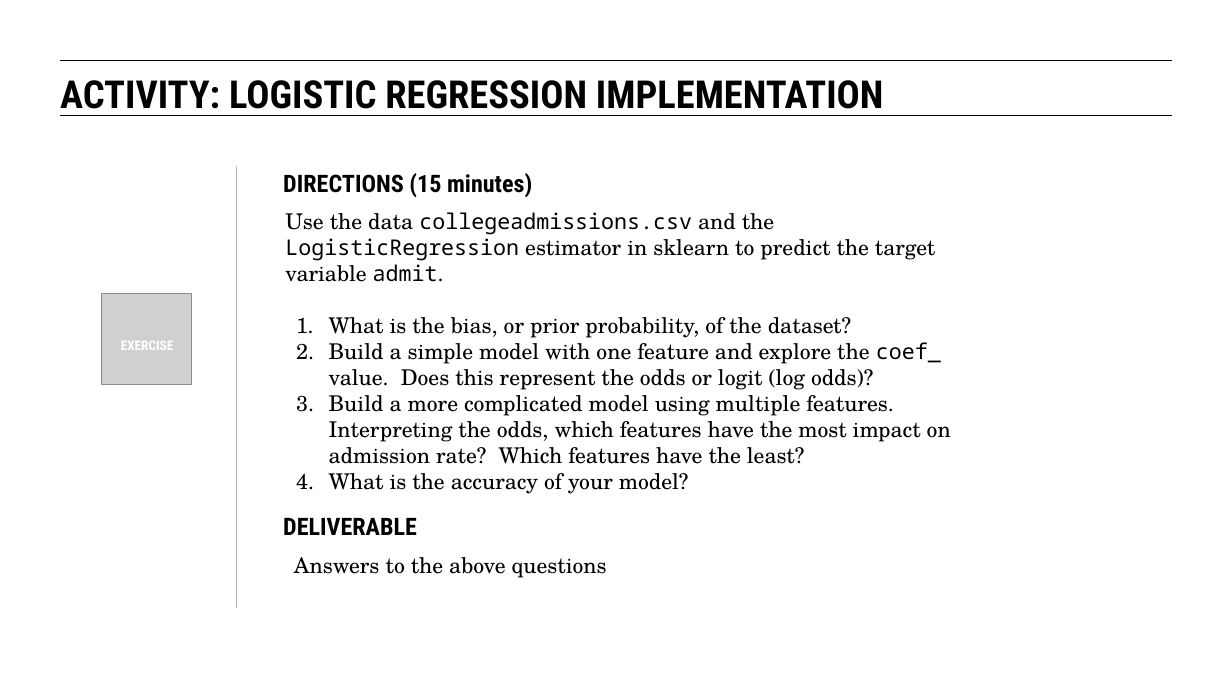
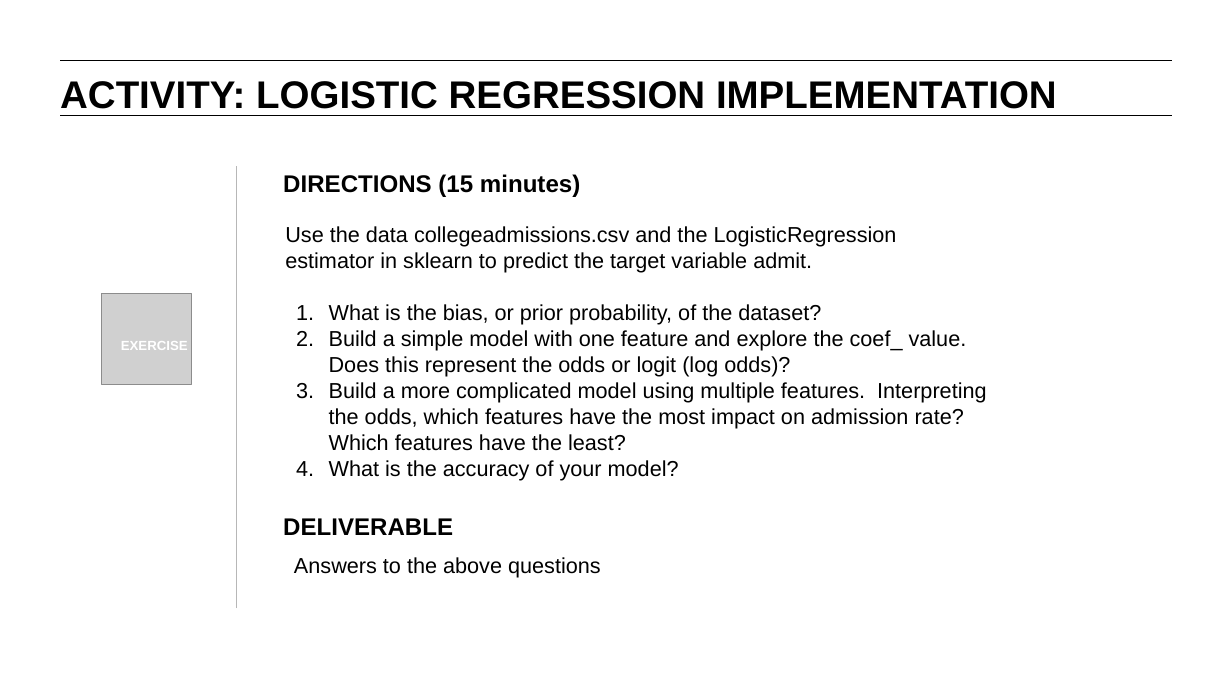
Before and after one commit to JamiesHQ/GA-MyDSRepo, a slide deck: slide 28 of lesson-9/09-intro-to-logistic-regression.pptx (slide 34 before the commit). Drawn at 1232x692 pixels with LibreOffice and Linux fonts; fonts in the diff are those of the drawing; grey boxes stand for pictures. Boxes give left, top, right and bottom in pixels: in the first picture for what was removed or moved away, otherwise in the second. Text is boxed around its words. In the diff, an @@ line names an element or a change of style, - is before the commit and + after.

```diff
--- a/lesson-9/09-intro-to-logistic-regression.pptx
+++ b/lesson-9/09-intro-to-logistic-regression.pptx
@@ font Roboto Condensed to Arial in 4 elements at (x1=121, y1=341, x2=188, y2=350), (x1=283, y1=518, x2=453, y2=535), (x1=283, y1=174, x2=580, y2=197), (x1=60, y1=81, x2=1057, y2=109) @@
@@ text "Use the data collegeadmissions.csv and ..." at (x1=285, y1=226, x2=986, y2=481): font TeX Gyre Schola to Arial in "Use the data and the estimator in ...", "What is the bias, or prior probability, ...", "Build a simple model with one feature ...", "Build a more complicated model using multiple ..." and 1 more places; font Noto Sans Mono to Arial in "collegeadmissions.csv LogisticRegression admit.", "coef_" @@
@@ text "Answers to the above questions" at (x1=294, y1=557, x2=601, y2=578): font TeX Gyre Schola to Arial @@
```
Also in this commit, not shown: 46 other slides changed, 8 slides added, 21 slides removed, 39 other files.
